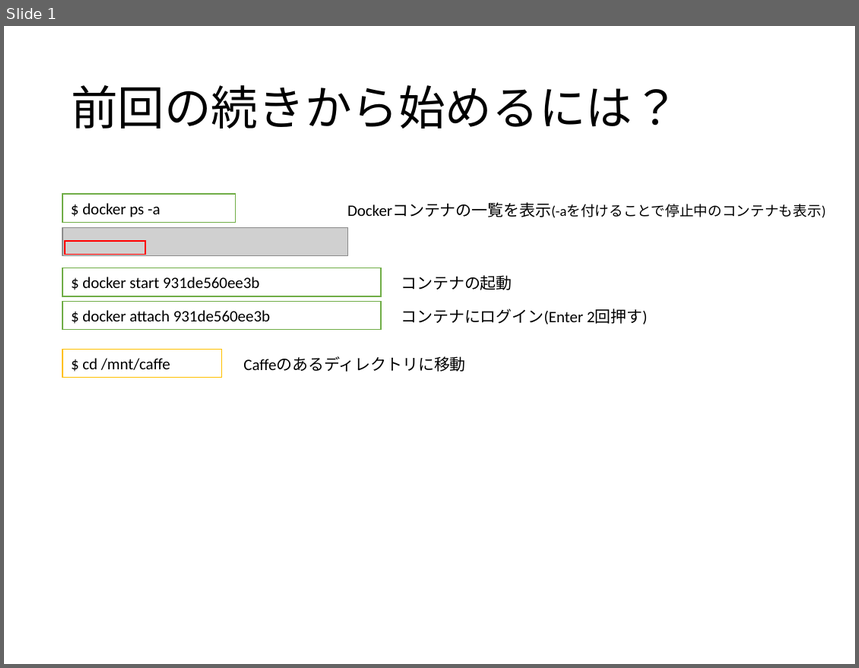
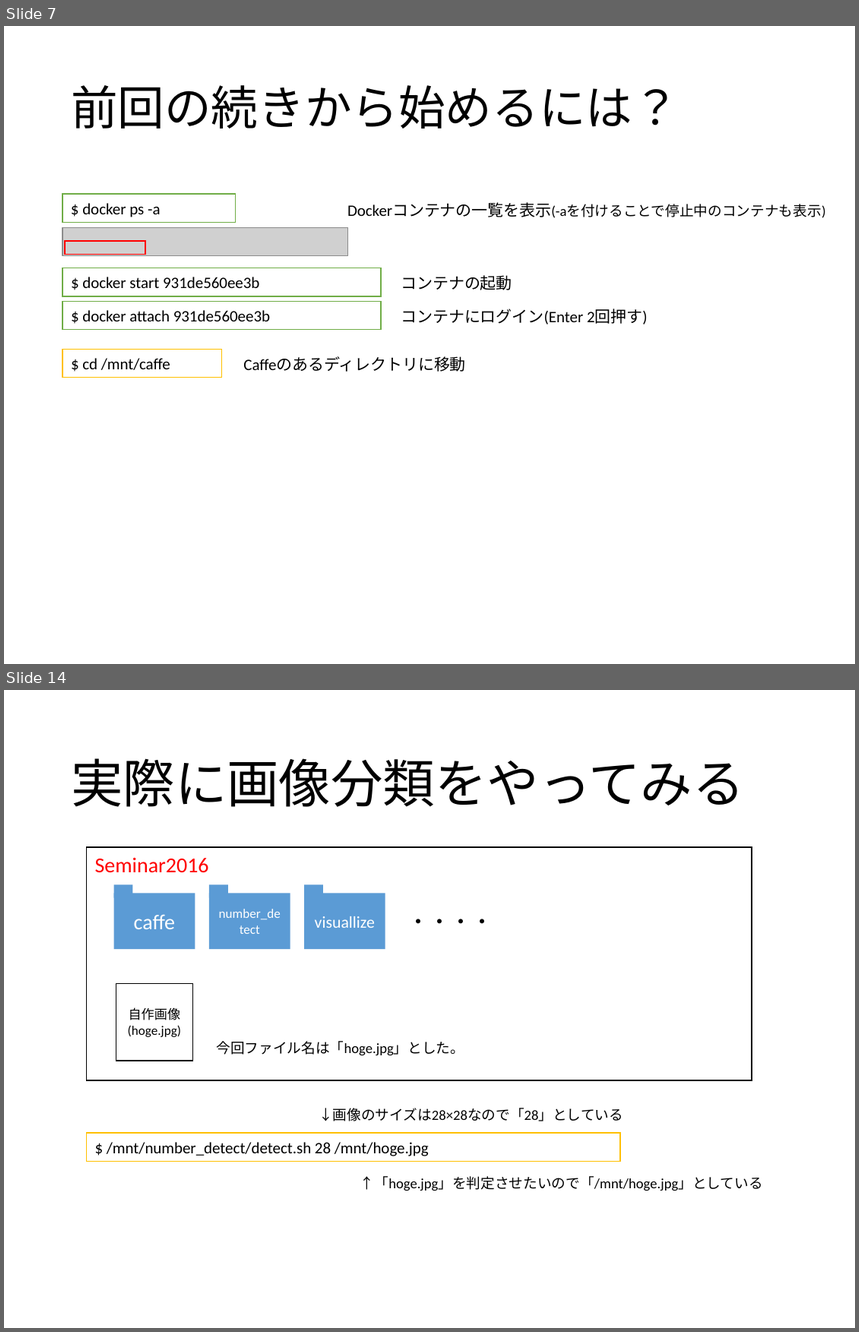
Before and after one commit to hara-lab-mizofumi/Seminar2016, a slide deck: 4-Caffeを使った画像分類.pptx. Shown one above the other, each under a label of ours: slide 1 before the commit, slides 7 and 14 after it; the slides between them are not shown. The pictures are 859x668 and 859x1332 pixels, drawn with LibreOffice and Linux fonts; fonts in the diff are those of the drawing; grey boxes stand for pictures. Boxes give left, top, right and bottom in pixels: in the first picture for what was removed or moved away, otherwise in the second. Text is boxed around its words. In the diff, an @@ line names an element or a change of style, - is before the commit and + after.

```diff
--- a/4-Caffeを使った画像分類.pptx
+++ b/4-Caffeを使った画像分類.pptx
@@ slide 14 added at (x1=4, y1=690, x2=855, y2=1328), background #FFFFFF @@
@@ title added at (x1=71, y1=758, x2=744, y2=807), 44 pt, text #000000 @@
+実際に画像分類をやってみる
@@ rectangle added at (x1=87, y1=847, x2=752, y2=1081), fill #FFFFFF, outline #000000 1 pt, 18 pt, text #FF0000 @@
+Seminar2016
@@ rectangle added at (x1=113, y1=894, x2=195, y2=950), fill #5B9BD5, 18 pt, text #FFFFFF @@
+caffe
@@ rectangle added at (x1=113, y1=885, x2=132, y2=897), fill #5B9BD5 @@
@@ rectangle added at (x1=209, y1=894, x2=290, y2=950), fill #5B9BD5, 11 pt, text #FFFFFF @@
+number_detect
@@ rectangle added at (x1=209, y1=885, x2=228, y2=897), fill #5B9BD5 @@
@@ rectangle added at (x1=304, y1=894, x2=386, y2=950), fill #5B9BD5, 14 pt, text #FFFFFF @@
+visuallize
@@ rectangle added at (x1=304, y1=885, x2=323, y2=897), fill #5B9BD5 @@
@@ text added at (x1=408, y1=919, x2=493, y2=924), 18 pt, text #000000 @@
+・・・・
@@ rectangle added at (x1=116, y1=983, x2=193, y2=1060), fill #FFFFFF, outline #000000 1 pt, 11 pt, text #000000 @@
+自作画像
+(hoge.jpg)
@@ text added at (x1=217, y1=1041, x2=465, y2=1056), 12 pt, text #000000 @@
+今回ファイル名は「hoge.jpg」とした。
@@ text added at (x1=319, y1=1108, x2=623, y2=1122), 12 pt, text #000000 @@
+↓画像のサイズは28×28なので「28」としている
@@ rectangle added at (x1=87, y1=1134, x2=620, y2=1161), fill #FFFFFF, outline #FFC000 1 pt, 13.5 pt, text #000000 @@
+$ /mnt/number_detect/detect.sh 28 /mnt/hoge.jpg
@@ text added at (x1=360, y1=1176, x2=763, y2=1192), 12 pt, text #000000 @@
+↑「hoge.jpg」を判定させたいので「/mnt/hoge.jpg」としている
@@ what was slide 1 is now slide 7 @@
```
Also in this commit, not shown: 2 slides changed, 8 other slides added.
